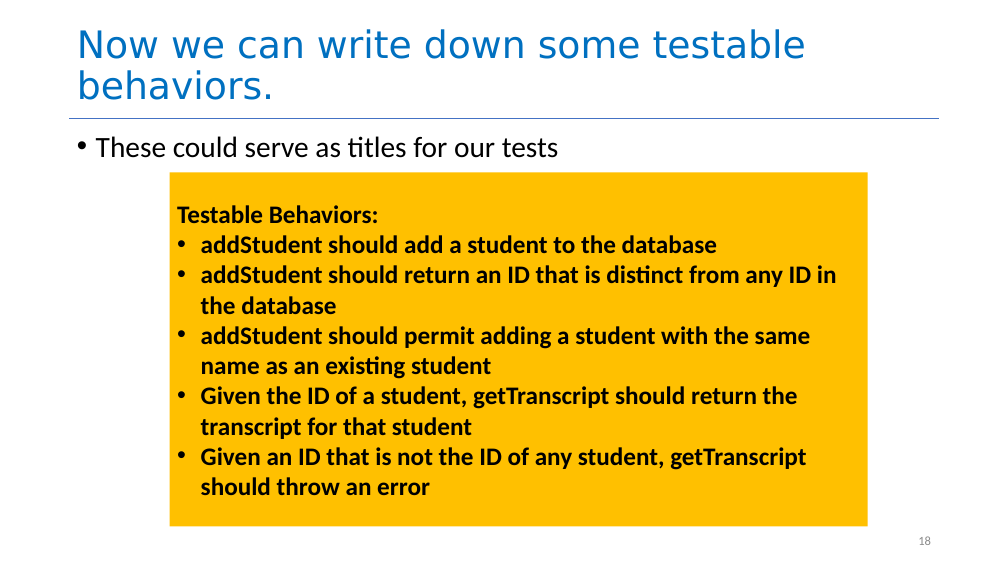
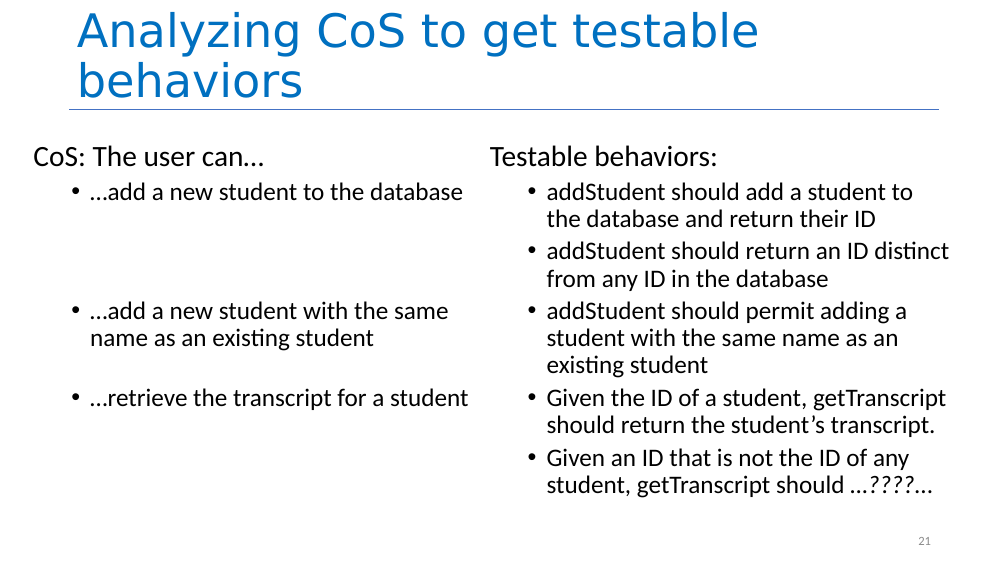
Before and after one commit to neu-se/CS4530-Spring-2026, a slide deck: slide 21 of Slides/Module 02 From Requirements to Code.pptx (slide 18 before the commit). Drawn at 1008x567 pixels with LibreOffice and Linux fonts; fonts in the diff are those of the drawing. Boxes give left, top, right and bottom in pixels: in the first picture for what was removed or moved away, otherwise in the second. Text is boxed around its words. In the diff, an @@ line names an element or a change of style, - is before the commit and + after.

```diff
--- a/Slides/Module 02 From Requirements to Code.pptx
+++ b/Slides/Module 02 From Requirements to Code.pptx
@@ title at (x1=77, y1=12, x2=759, y2=98): text changed; size 36 to 44 pt @@
-Now we can write down some testable behaviors.
+Analyzing CoS to get testable behaviors
@@ line moved from (70, 118) - (939, 118) to (70, 110) - (939, 110) @@
@@ text added at (x1=33, y1=145, x2=468, y2=410), 24 pt, text #000000 @@
+CoS: The user can…
+  • …add a new student to the database
+  • …add a new student with the same name as an existing student
+  • …retrieve the transcript for a student
@@ text removed at (x1=96, y1=136, x2=559, y2=158) @@
-• These could serve as titles for our tests
@@ text "Testable behaviors:" moved from (x1=169, y1=172, x2=868, y2=526) to (x1=490, y1=145, x2=949, y2=498) @@
@@ text "Testable behaviors:" at (x1=490, y1=145, x2=949, y2=498): vertical alignment middle to top; fill #FFC000 to none @@
@@ text at (x1=490, y1=145, x2=949, y2=291): text changed; bold off @@
-Testable Behaviors:
-• addStudent should add a student to the database
-• addStudent should return an ID that is distinct from any ID in the database
+Testable behaviors:
+  • addStudent should add a student to the database and return their ID
+  • addStudent should return an ID distinct from any ID in the database
@@ text at (x1=547, y1=301, x2=907, y2=378): bold off in "addStudent should permit adding a student with ..."; list level 1 to 2 in "addStudent should permit adding a ..."; line spacing 1 to 0.9 @@
@@ text at (x1=547, y1=388, x2=946, y2=498): text changed; bold off @@
-• Given the ID of a student, getTranscript should return the transcript for that student
-• Given an ID that is not the ID of any student, getTranscript should throw an error
+  • Given the ID of a student, getTranscript should return the student’s transcript.
+  • Given an ID that is not the ID of any student, getTranscript should …????...
@@ page number at (x1=918, y1=537, x2=931, y2=545): text changed @@
-18
+21
```
Also in this commit, not shown: 11 other slides changed, 19 slides added, 15 slides removed, 1 other file.
